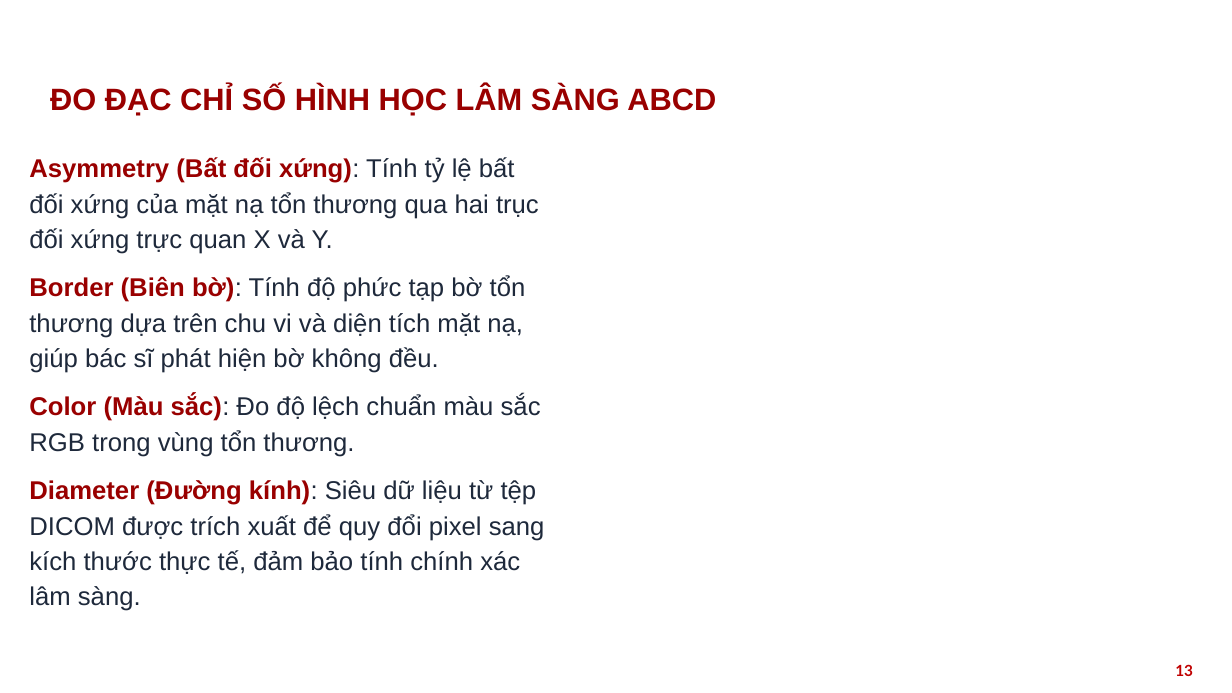
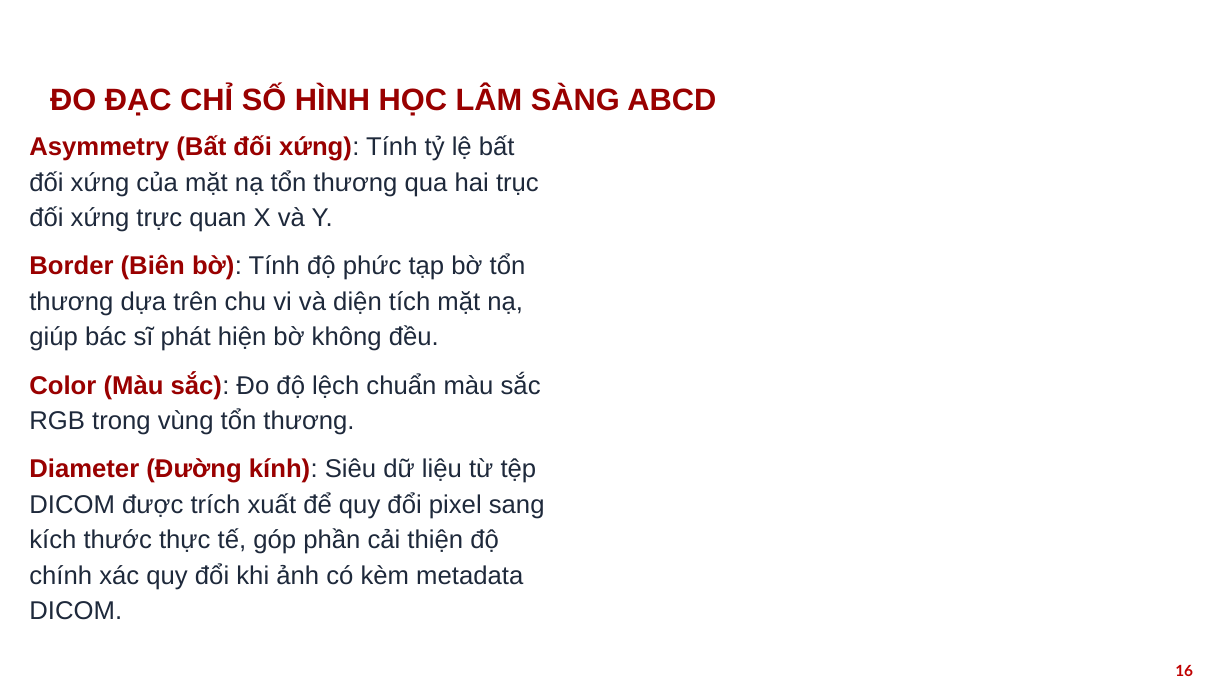
Before and after one commit to nthg0609/doanTN, a slide deck: slide 16 of HUST_PPT_template_2022_RED_16x9_567042.pptx (slide 13 before the commit). Drawn at 1232x693 pixels with LibreOffice and Linux fonts; fonts in the diff are those of the drawing; background and template pictures are left out. Boxes give left, top, right and bottom in pixels: in the first picture for what was removed or moved away, otherwise in the second. Text is boxed around its words. In the diff, an @@ line names an element or a change of style, - is before the commit and + after.

```diff
--- a/HUST_PPT_template_2022_RED_16x9_567042.pptx
+++ b/HUST_PPT_template_2022_RED_16x9_567042.pptx
@@ text "Asymmetry (Bất đối xứng): Tính ...": place and size @@
-text "Asymmetry (Bất đối xứng): Tính ..." at [29,157,545,611]
+text "Asymmetry (Bất đối xứng): Tính ..." at [29,135,545,620]
@@ text at [29,458,545,620]: text changed @@
-Diameter (Đường kính): Siêu dữ liệu từ tệp DICOM được trích xuất để quy đổi pixel sang kích thước thực tế, đảm bảo tính chính xác lâm sàng.
+Diameter (Đường kính): Siêu dữ liệu từ tệp DICOM được trích xuất để quy đổi pixel sang kích thước thực tế, góp phần cải thiện độ chính xác quy đổi khi ảnh có kèm metadata DICOM.
@@ page number at [1175,665,1193,676]: text changed @@
-13
+16
```
Also in this commit, not shown: 19 other slides changed, 4 slides added, 50 other files.
